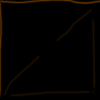
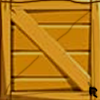
Before/after of a 100 × 100 layered artwork. What changed in the layer stack:
added layer "Warstwa 2" above "Wypełnienie kolorem 1" over (x1=0, y1=0, x2=100, y2=100)
painted on "Wypełnienie kolorem 1" over (x1=0, y1=0, x2=100, y2=100)
